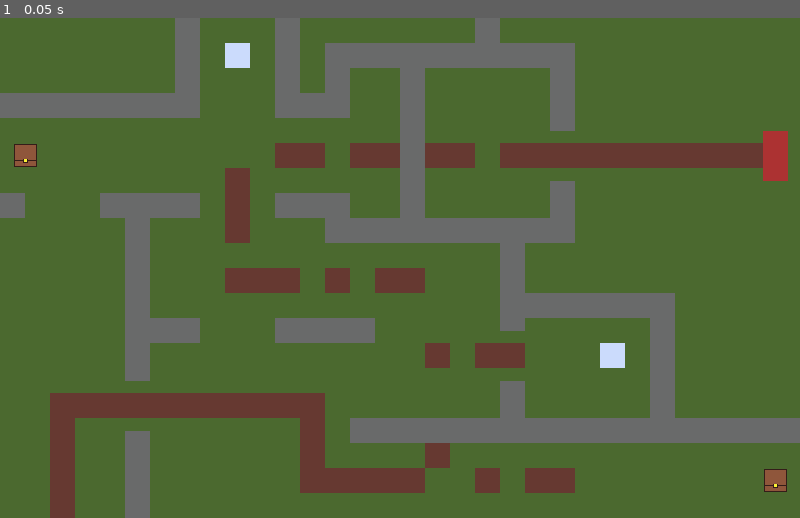
Above: before the commit, frame 1.
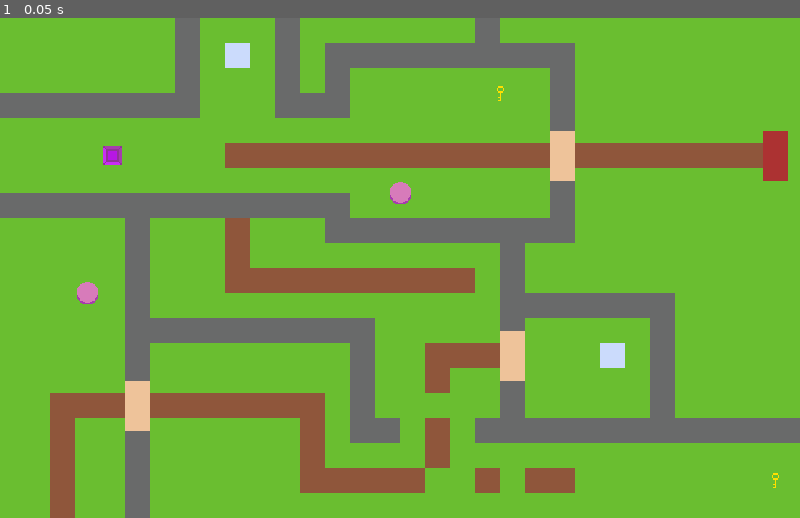
Above: after the commit, the same moment.

Repository: ivocoumans/myfirstgamejam2024
Game: Godot game, scene res://levels/Level2.tscn
The game is run twice, just before and just after one commit, with the same random seed, the same clock (stepped at 60 frames per second) and the same inputs. This scene is started directly instead of the project's main scene.
Inputs:
- Up to frame 1 (0.05 s): no input

The runs differ from the first frame. In frame 1, 84% of the frame differs, in the area x 0-100%, y 0-100%.

Commit message:
559: multiple levels, level changing

Diff:
--- a/actors/Player.gd
+++ b/actors/Player.gd
@@ -15,7 +15,6 @@
 	is_paused = false
 	if reset_position != null:
 		position = reset_position
-		print("Set player to ", reset_position)
 
 
 func pause(paused):
@@ -25,6 +24,14 @@
 func get_rect():
 	var size = $Sprite.get_rect().size
 	return Rect2(position - (size / 2), size)
+
+
+func set_collision(enabled):
+	call_deferred("_set_collision", enabled)
+
+
+func _set_collision(enabled):
+	$CollisionShape2D.disabled = !enabled
 
 
 func _ready():
--- a/globals/eventbus.gd
+++ b/globals/eventbus.gd
@@ -8,6 +8,7 @@
 signal switch_changed(id, pressed)
 signal player_started()
 signal player_finished()
+signal level_loaded(level)
 
 
 func emit_light_state_changed():
@@ -36,3 +37,7 @@
 
 func emit_player_finished():
 	emit_signal("player_finished")
+
+
+func emit_level_loaded(level):
+	emit_signal("level_loaded", level)
--- a/levels/Level1.gd
+++ b/levels/Level1.gd
@@ -6,3 +6,4 @@
 
 func _ready():
 	Globals.set_gems_in_level(gems_in_level)
+	EventBus.emit_level_loaded(self);
--- a/levels/Level2.gd
+++ b/levels/Level2.gd
@@ -6,3 +6,4 @@
 
 func _ready():
 	Globals.set_gems_in_level(gems_in_level)
+	EventBus.emit_level_loaded(self);
--- a/levels/Level2.tscn
+++ b/levels/Level2.tscn
@@ -180,6 +180,7 @@
 position = Vector2( 144, 176 )
 
 [node name="Dark" type="Node2D" parent="Phases"]
+visible = false
 
 [node name="Terrain" type="TileMap" parent="Phases/Dark"]
 tile_set = SubResource( 1 )
--- a/levels/Level3.gd
+++ b/levels/Level3.gd
@@ -6,3 +6,4 @@
 
 func _ready():
 	Globals.set_gems_in_level(gems_in_level)
+	EventBus.emit_level_loaded(self);
--- a/screens/GameplayScreen.gd
+++ b/screens/GameplayScreen.gd
@@ -6,26 +6,36 @@
 const LEVEL_3 = preload("res://levels/Level3.tscn")
 
 
-onready var world_light = $World/Level/Phases/Light
-onready var world_dark = $World/Level/Phases/Dark
-onready var phases = $World/Level/Phases
 onready var fx_light = $World/Light
 onready var fx_dark = $World/Dark
 onready var game_paused_modal = $CanvasLayer/UI/GamePausedModal
 onready var level_finished_modal = $CanvasLayer/UI/LevelFinishedModal
+onready var game_finished_modal = $CanvasLayer/UI/GameFinishedModal
 
 
 var time_timer = 0
 var is_paused = false
 var is_started = false
-var current_level = LEVEL_1
+var level = null
+var phases = null
+var world_light = null
+var world_dark = null
+var levels = [LEVEL_1, LEVEL_2, LEVEL_3]
+var current_level = 0
 
 
 func _ready():
+	level = $World/Level
+	phases = level.get_node("Phases")
+	world_light = phases.get_node("Light")
+	world_dark = phases.get_node("Dark")
+
 	_start_game()
+
 	var _error = EventBus.connect("light_state_changed", self, "_on_EventBus_light_state_changed")
 	_error = EventBus.connect("player_started", self, "_on_EventBus_player_started")
 	_error = EventBus.connect("player_finished", self, "_on_EventBus_player_finished")
+	_error = EventBus.connect("level_loaded", self, "_on_EventBus_level_loaded")
 
 
 func _on_EventBus_light_state_changed():
@@ -39,8 +49,22 @@
 func _on_EventBus_player_finished():
 	is_started = false
 	_pause_game(true)
+
+	if current_level >= levels.size() - 1:
+		game_finished_modal.visible = true
+		return
+
 	level_finished_modal.set_text()
 	level_finished_modal.visible = true
+
+
+func _on_EventBus_level_loaded(new_level):
+	level = new_level
+	phases = level.get_node("Phases")
+	world_light = phases.get_node("Light")
+	world_dark = phases.get_node("Dark")
+
+	_start_game()
 
 
 func _switch_light():
@@ -71,13 +95,18 @@
 
 
 func _input(event):
+	var is_game_finished = game_finished_modal.visible
 	var is_level_finished = level_finished_modal.visible
 	var is_game_paused = game_paused_modal.visible
 
 	if event.is_action_pressed("ui_cancel"):
 		get_tree().quit()
 
-	if is_level_finished:
+	if is_game_finished:
+		if event.is_action_pressed("ui_accept"):
+			game_finished_modal.visible = false
+			_next_level()
+	elif is_level_finished:
 		if event.is_action_pressed("ui_accept"):
 			level_finished_modal.visible = false
 			_next_level()
@@ -109,30 +138,38 @@
 
 
 func _next_level():
-	if current_level == LEVEL_1:
-		current_level = LEVEL_2
-	elif current_level == LEVEL_2:
-		current_level = LEVEL_3
-	else:
-		print("Game completed!")
-		return
+	current_level += 1
+	if current_level >= levels.size():
+		current_level = 0
 
-	$World/Level.queue_free()
-	var new_level = current_level.instance()
+	# disable player collision to collision in the new level before resetting position
+	$World/Player.set_collision(false)
+	$World/Player.reset(Vector2(-128, -128))
+
+	# remove the level
+	$World.remove_child(level)
+	level.queue_free()
+
+	# add the next level
+	var new_level = levels[current_level].instance()
 	new_level.name = "Level"
 	$World.add_child_below_node($World/OuterWalls, new_level)
 
-	_start_game()
+	Globals.set_light_state(Globals.LightState.Light)
 
 
 func _start_game():
-	print("Start game")
-	print($World/Level/Start.position)
-	$World/Player.reset($World/Level/Start.position)
-	print($World/Player.position)
+	# reset everything
+	$World/Player.reset(level.get_node("Start").position)
+	$World/Camera2D.position = $World/Player.position
 	$World/Camera2D.current = true
 	Globals.reset()
 	_switch_light()
+
+	# wait before enabling collision to avoid overlap
+	yield(get_tree().create_timer(0.1), "timeout")
+	$World/Player.set_collision(true)
+
 	_pause_game(false)
 
 
--- a/ui/UI.tscn
+++ b/ui/UI.tscn
@@ -1,6 +1,7 @@
-[gd_scene load_steps=6 format=2]
+[gd_scene load_steps=7 format=2]
 
 [ext_resource path="res://ui/KeyDisplay.tscn" type="PackedScene" id=1]
+[ext_resource path="res://ui/modals/GameFinishedModal.tscn" type="PackedScene" id=2]
 [ext_resource path="res://ui/TimeDisplay.tscn" type="PackedScene" id=3]
 [ext_resource path="res://ui/modals/GamePausedModal.tscn" type="PackedScene" id=4]
 [ext_resource path="res://ui/modals/LevelFinishedModal.tscn" type="PackedScene" id=5]
@@ -48,3 +49,6 @@
 
 [node name="LevelFinishedModal" parent="." instance=ExtResource( 5 )]
 visible = false
+
+[node name="GameFinishedModal" parent="." instance=ExtResource( 2 )]
+visible = false
--- /dev/null
+++ b/ui/modals/GameFinishedModal.tscn
@@ -0,0 +1,81 @@
+[gd_scene load_steps=5 format=2]
+
+[ext_resource path="res://assets/Theme.tres" type="Theme" id=1]
+[ext_resource path="res://assets/FontTitle.tres" type="DynamicFont" id=2]
+[ext_resource path="res://assets/FontSub.tres" type="DynamicFont" id=4]
+
+[sub_resource type="StyleBoxFlat" id=1]
+bg_color = Color( 0.490196, 0.490196, 0.490196, 0.784314 )
+border_width_left = 2
+border_width_top = 2
+border_width_right = 2
+border_width_bottom = 2
+border_color = Color( 0.392157, 0.392157, 0.392157, 0.882353 )
+corner_radius_top_left = 15
+corner_radius_top_right = 15
+corner_radius_bottom_right = 15
+corner_radius_bottom_left = 15
+
+[node name="GameFinishedModal" type="Control"]
+anchor_right = 1.0
+anchor_bottom = 1.0
+
+[node name="Background" type="ColorRect" parent="."]
+anchor_right = 1.0
+anchor_bottom = 1.0
+color = Color( 0.588235, 0.588235, 0.588235, 0.588235 )
+
+[node name="Panel" type="Panel" parent="."]
+anchor_left = 0.5
+anchor_top = 0.5
+anchor_right = 0.5
+anchor_bottom = 0.5
+margin_left = -256.0
+margin_top = -128.0
+margin_right = 256.0
+margin_bottom = 128.0
+theme = ExtResource( 1 )
+custom_styles/panel = SubResource( 1 )
+
+[node name="VBoxContainer" type="VBoxContainer" parent="."]
+anchor_left = 0.5
+anchor_top = 0.5
+anchor_right = 0.5
+anchor_bottom = 0.5
+margin_left = -137.0
+margin_top = -126.0
+margin_right = 138.0
+margin_bottom = 127.0
+custom_constants/separation = 50
+alignment = 1
+
+[node name="Label" type="Label" parent="VBoxContainer"]
+margin_top = 15.0
+margin_right = 288.0
+margin_bottom = 49.0
+theme = ExtResource( 1 )
+custom_fonts/font = ExtResource( 2 )
+text = "Game completed!"
+align = 1
+valign = 1
+
+[node name="Label2" type="Label" parent="VBoxContainer"]
+margin_top = 99.0
+margin_right = 288.0
+margin_bottom = 154.0
+theme = ExtResource( 1 )
+custom_fonts/font = ExtResource( 4 )
+text = "You completed the game!
+Thank you for playing!"
+align = 1
+valign = 1
+
+[node name="Label3" type="Label" parent="VBoxContainer"]
+margin_top = 204.0
+margin_right = 288.0
+margin_bottom = 238.0
+theme = ExtResource( 1 )
+custom_fonts/font = ExtResource( 2 )
+text = "Press [Enter] to play again"
+align = 1
+valign = 1
